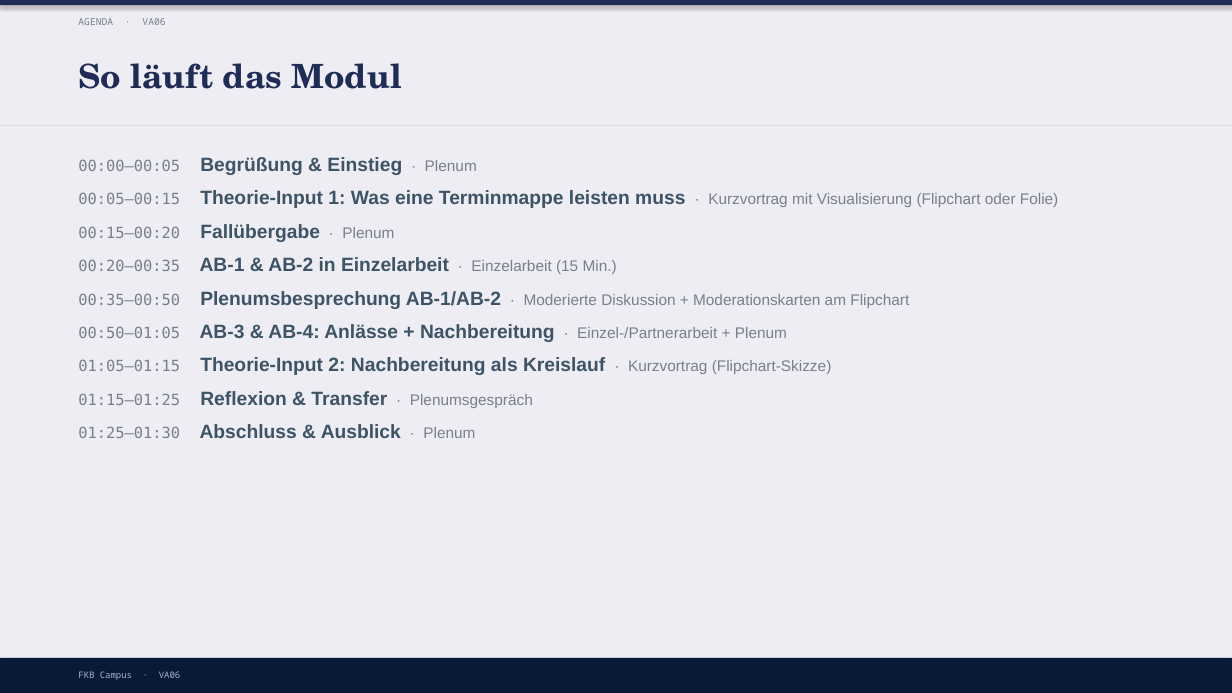
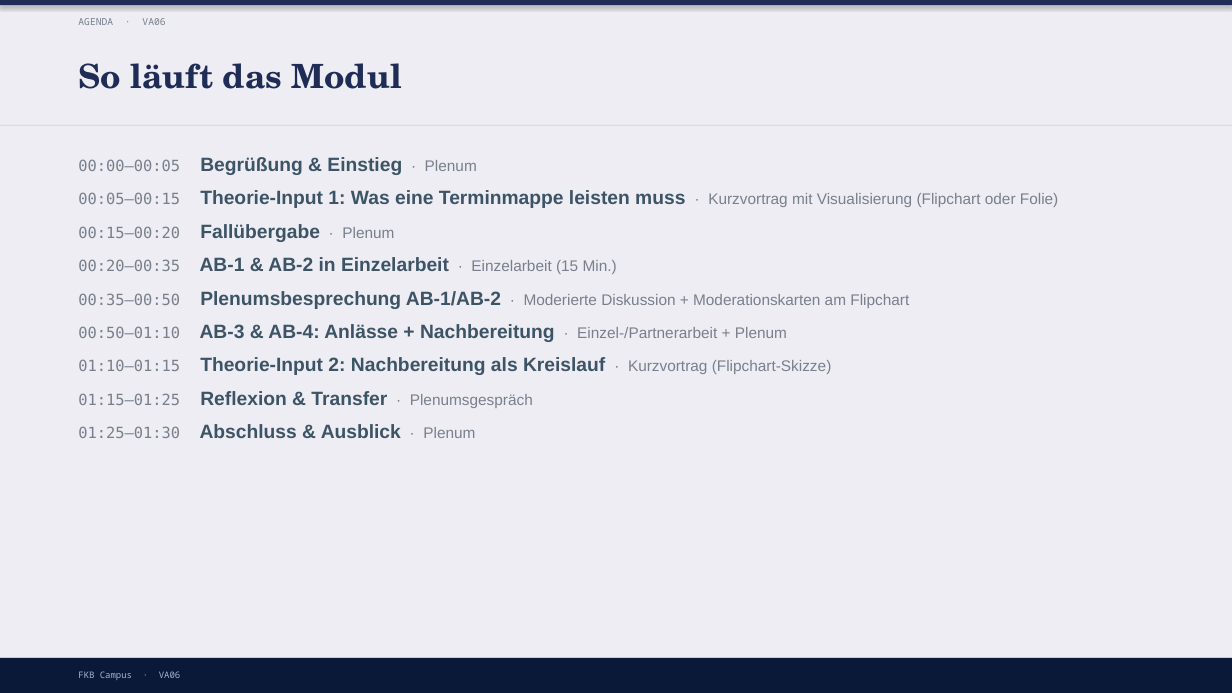
Before and after one commit to ck5rqc47pr-byte/firmenkundenakademie-online, a slide deck: slide 4 of protected-downloads/praesentation/VA06.pptx. Drawn at 1232x693 pixels with LibreOffice and Linux fonts; fonts in the diff are those of the drawing. Boxes give left, top, right and bottom in pixels: in the first picture for what was removed or moved away, otherwise in the second. Text is boxed around its words. In the diff, an @@ line names an element or a change of style, - is before the commit and + after.

```diff
--- a/protected-downloads/praesentation/VA06.pptx
+++ b/protected-downloads/praesentation/VA06.pptx
@@ text at box(78, 324, 832, 375): text changed @@
-00:50–01:05 AB-3 & AB-4: Anlässe + Nachbereitung · Einzel-/Partnerarbeit + Plenum
-01:05–01:15 Theorie-Input 2: Nachbereitung als Kreislauf · Kurzvortrag (Flipchart-Skizze)
+00:50–01:10 AB-3 & AB-4: Anlässe + Nachbereitung · Einzel-/Partnerarbeit + Plenum
+01:10–01:15 Theorie-Input 2: Nachbereitung als Kreislauf · Kurzvortrag (Flipchart-Skizze)
```
Also in this commit, not shown: 2 other files.
